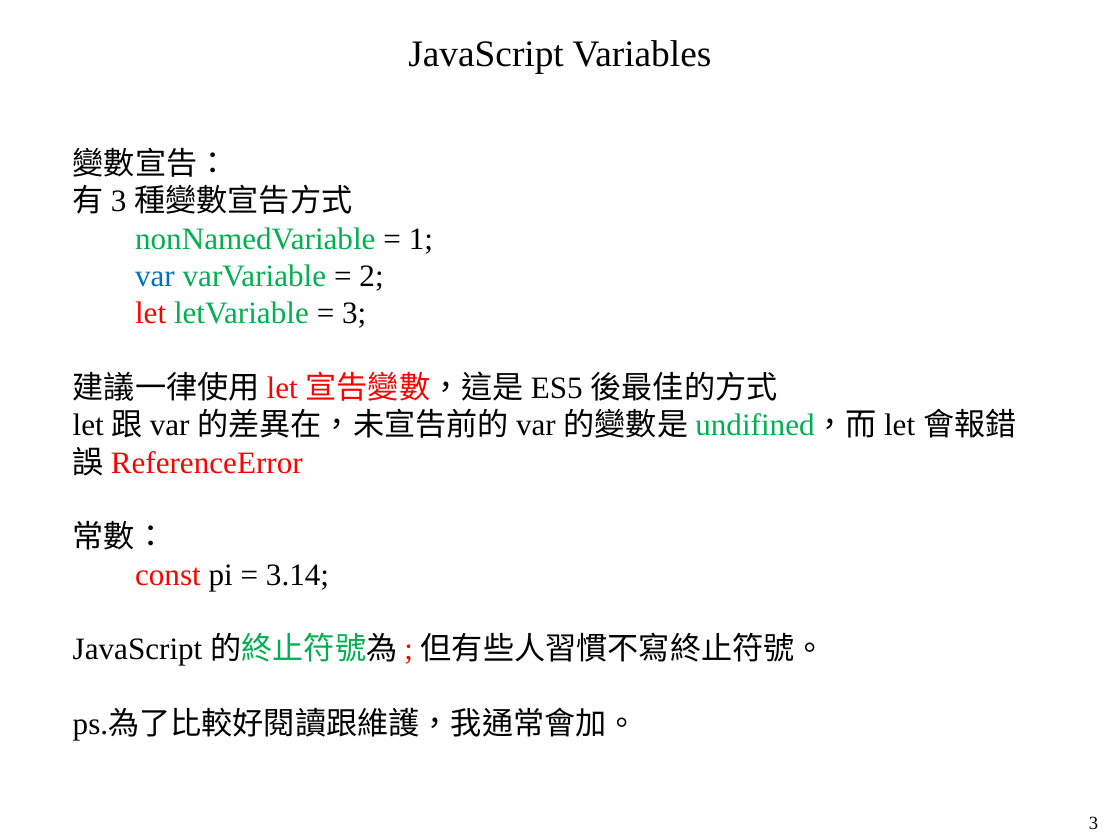
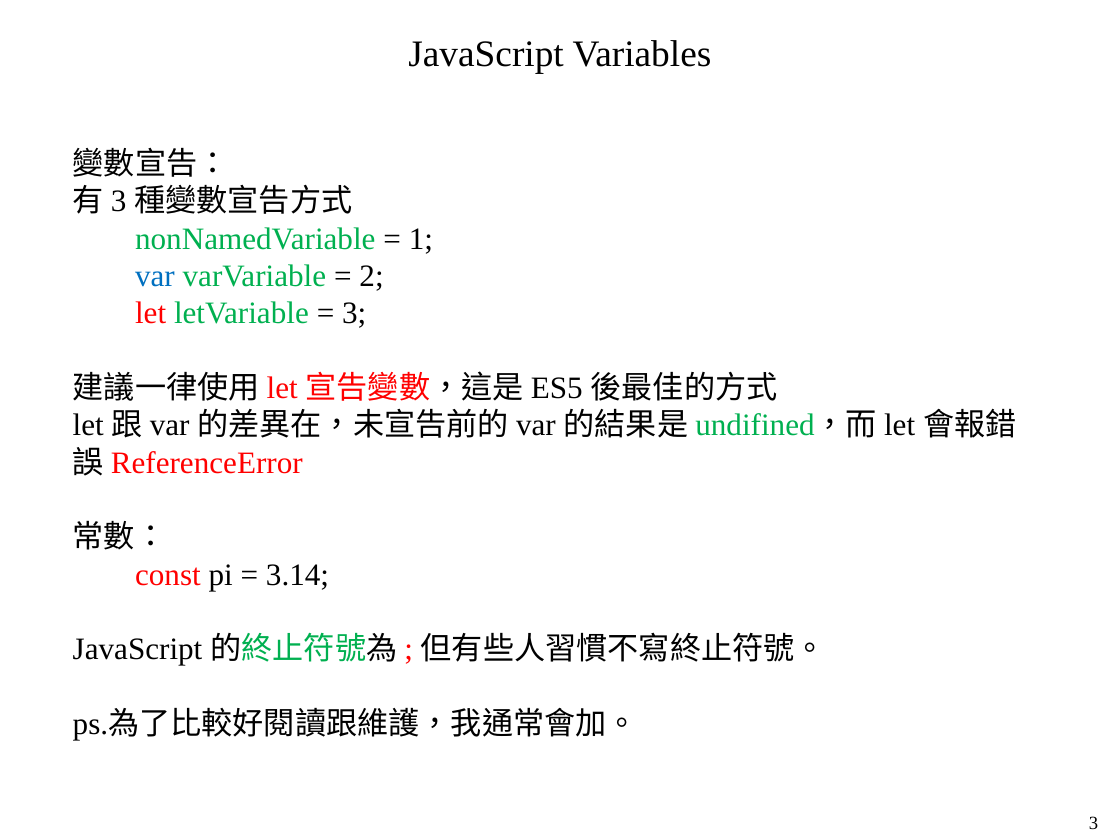
Before and after one commit to mar120434/2021_web_tutor, a slide deck: slide 3 of 動態網頁.pptx. Drawn at 1120x840 pixels with LibreOffice and Linux fonts; fonts in the diff are those of the drawing. Boxes give left, top, right and bottom in pixels: in the first picture for what was removed or moved away, otherwise in the second. Text is boxed around its words. In the diff, an @@ line names an element or a change of style, - is before the commit and + after.

```diff
--- a/動態網頁.pptx
+++ b/動態網頁.pptx
@@ text at box(73, 408, 1016, 476): text changed @@
-let 跟 var 的差異在，未宣告前的 var 的變數是 undifined，而 let 會報錯誤 ReferenceError
+let 跟 var 的差異在，未宣告前的 var 的結果是 undifined，而 let 會報錯誤 ReferenceError
```
Also in this commit, not shown: 2 other slides changed, 1 slide added, 3 other files.
